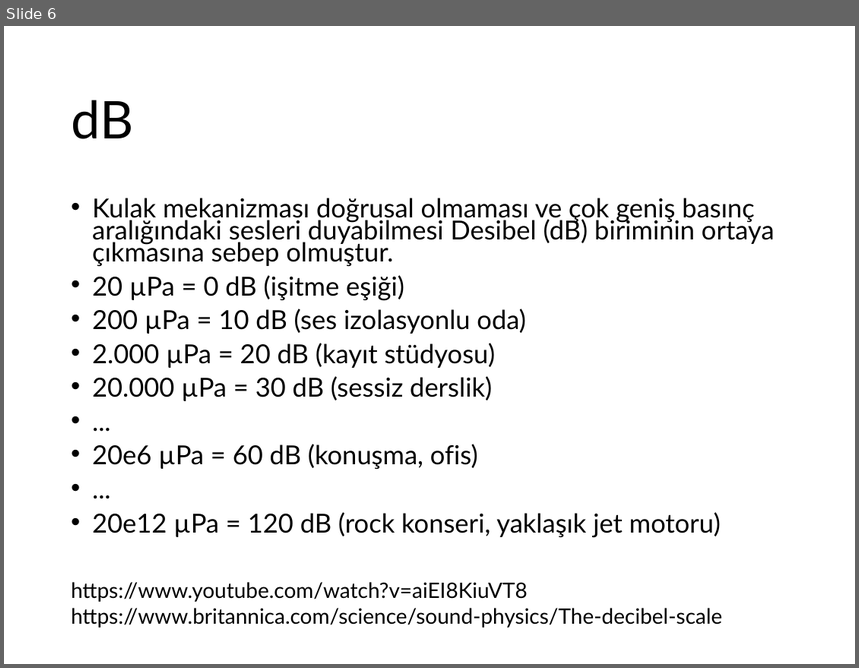
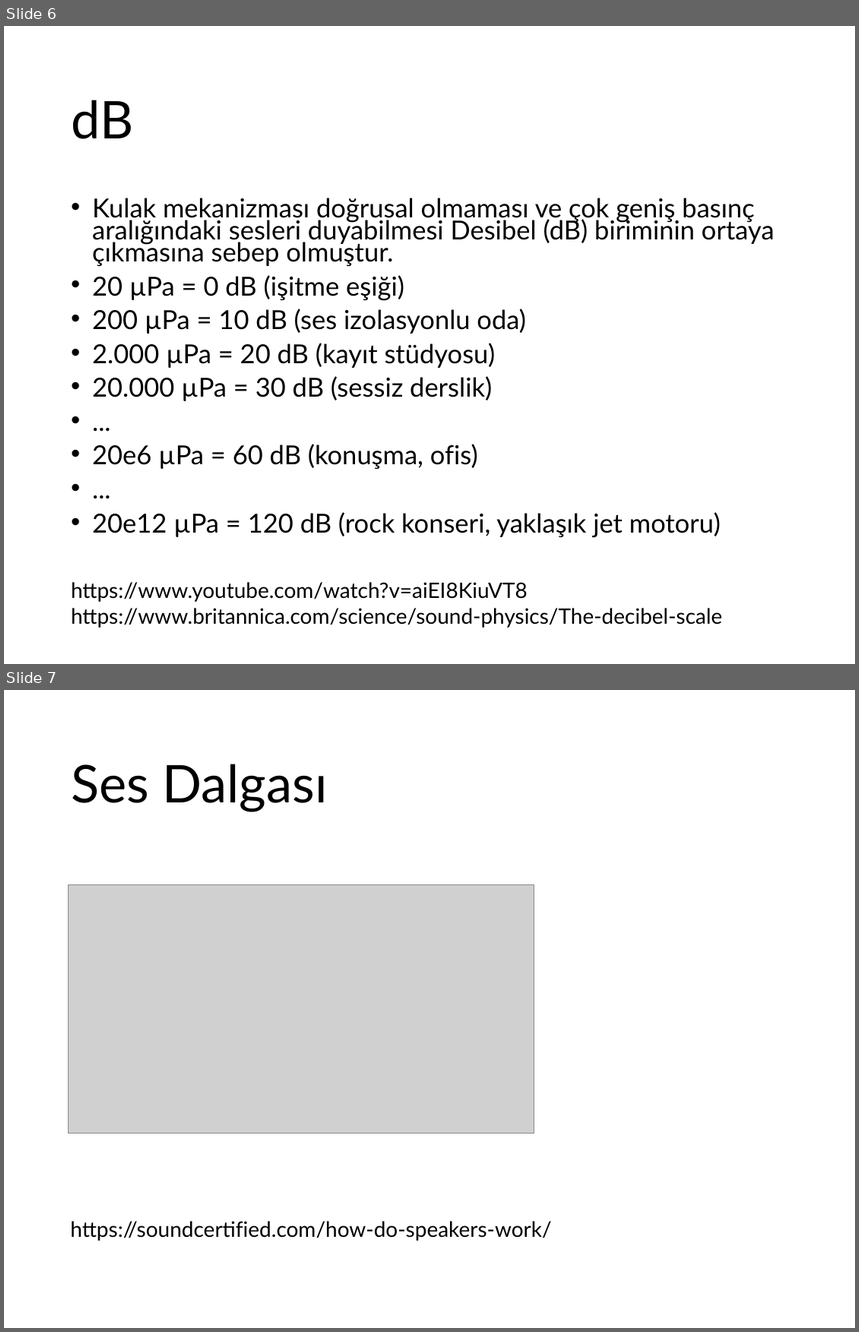
Before and after one commit to ihpar/ssi, a slide deck: slides/Slide_0.pptx. Shown one above the other, each under a label of ours: slide 6 before the commit, slides 6 and 7 after it. The pictures are 859x668 and 859x1332 pixels, drawn with LibreOffice and Linux fonts; fonts in the diff are those of the drawing; grey boxes stand for pictures. Boxes give left, top, right and bottom in pixels: in the first picture for what was removed or moved away, otherwise in the second. Text is boxed around its words. In the diff, an @@ line names an element or a change of style, - is before the commit and + after.

```diff
--- a/slides/Slide_0.pptx
+++ b/slides/Slide_0.pptx
@@ slide 7 added at [4,690,855,1328], background #FFFFFF @@
@@ title added at [71,764,327,812], 44 pt, text #000000 @@
+Ses Dalgası
@@ picture added at [68,885,534,1134] @@
@@ text added at [70,1221,551,1241], 18 pt, text #000000 @@
+https://soundcertified.com/how-do-speakers-work/
```
Also in this commit, not shown: 9 other slides added.
